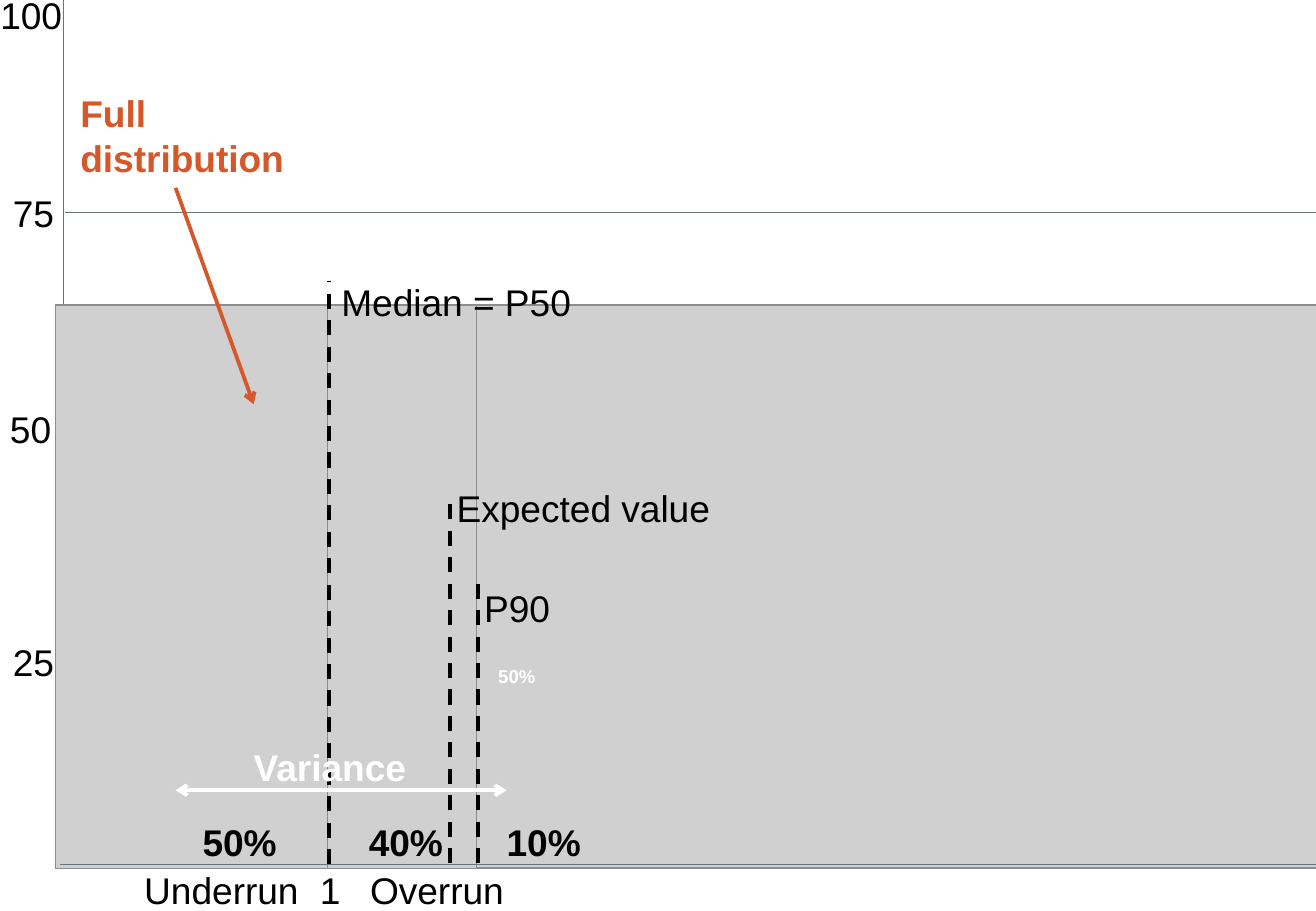
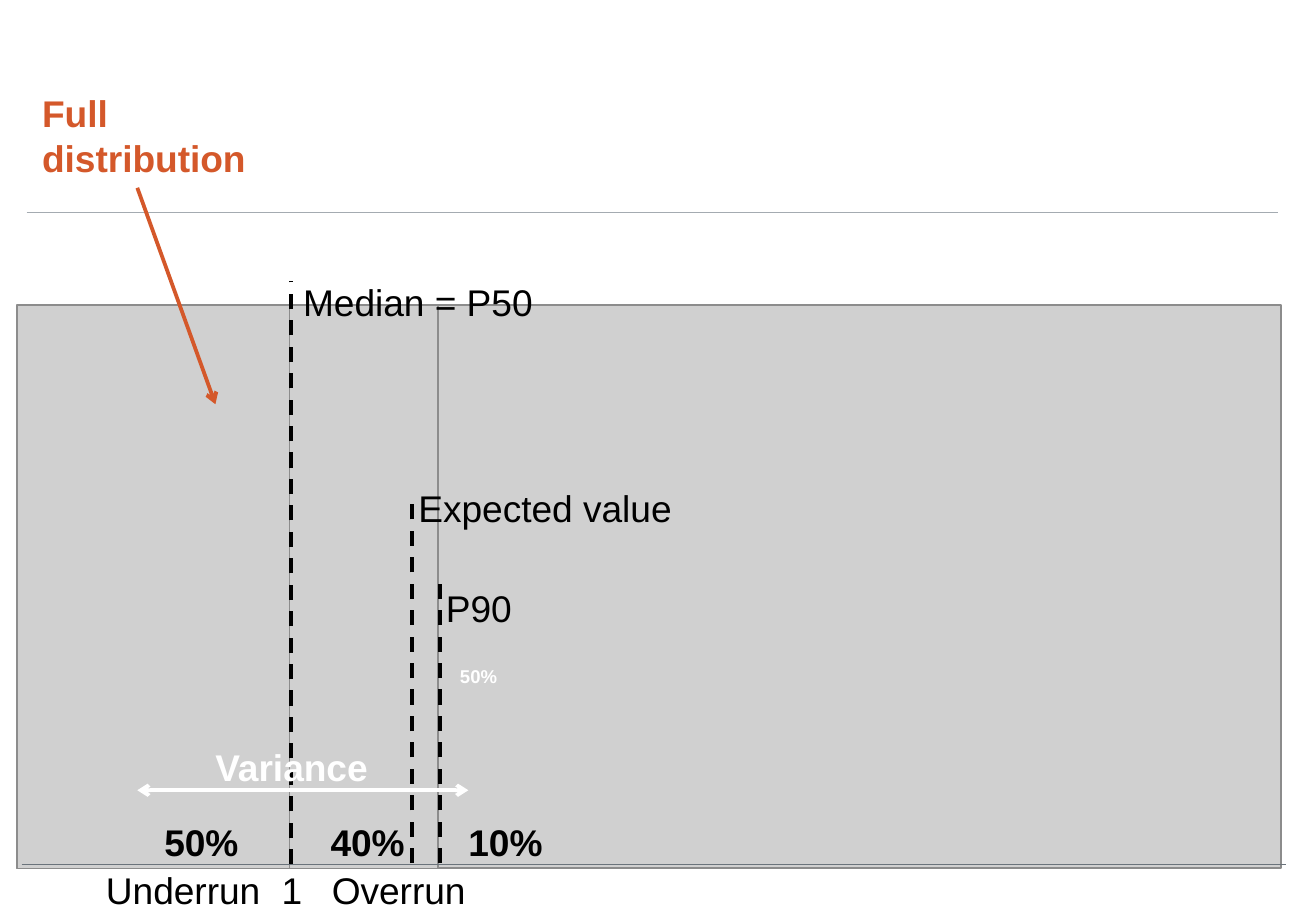
Before and after one commit to grattaninstitute/Cost-overruns-report, a slide deck: slide 9 of atlas/AppendixCharts.pptx. Drawn at 1316x911 pixels with LibreOffice and Linux fonts; fonts in the diff are those of the drawing; grey boxes stand for pictures. Boxes give left, top, right and bottom in pixels: in the first picture for what was removed or moved away, otherwise in the second. Text is boxed around its words. In the diff, an @@ line names an element or a change of style, - is before the commit and + after.

```diff
--- a/atlas/AppendixCharts.pptx
+++ b/atlas/AppendixCharts.pptx
@@ text removed at box(0, 3, 62, 30) @@
-100
@@ line removed from (63, 863) to (63, 0) @@
@@ text removed at box(13, 201, 54, 228) @@
-75
@@ 2 lines, 1 text: place and size @@
-2 lines, 1 text at box(64, 213, 1316, 904)
+2 lines, 1 text at box(27, 213, 1278, 904)
@@ line (27, 213) - (1278, 213): stroke #6A737B 0.75 pt to #A4ABB1 0.75 pt @@
@@ text removed at box(10, 417, 51, 444) @@
-50
@@ text removed at box(13, 650, 54, 677) @@
-25
@@ 11 texts, 3 pictures, 2 lines, 1 arrow, 1 double arrow: place and size @@
-11 texts, 3 pictures, 2 lines, 1 arrow, 1 double arrow at box(56, 100, 1316, 905)
+11 texts, 3 pictures, 2 lines, 1 arrow, 1 double arrow at box(17, 100, 1281, 905)
@@ line moved from (60, 864) - (1316, 864) to (22, 864) - (1287, 864) @@
```
Also in this commit, not shown: 8 other slides changed, 8 other files.
